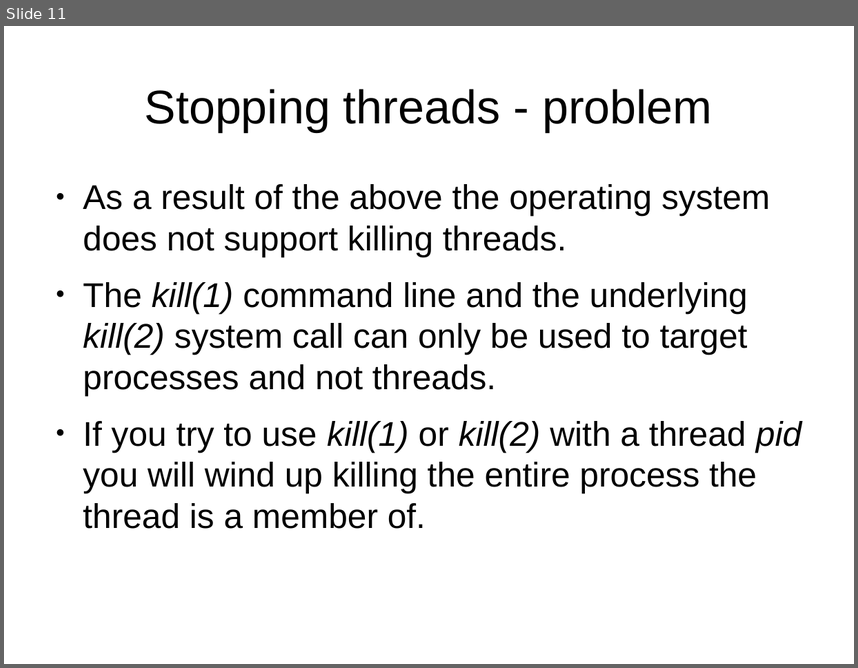
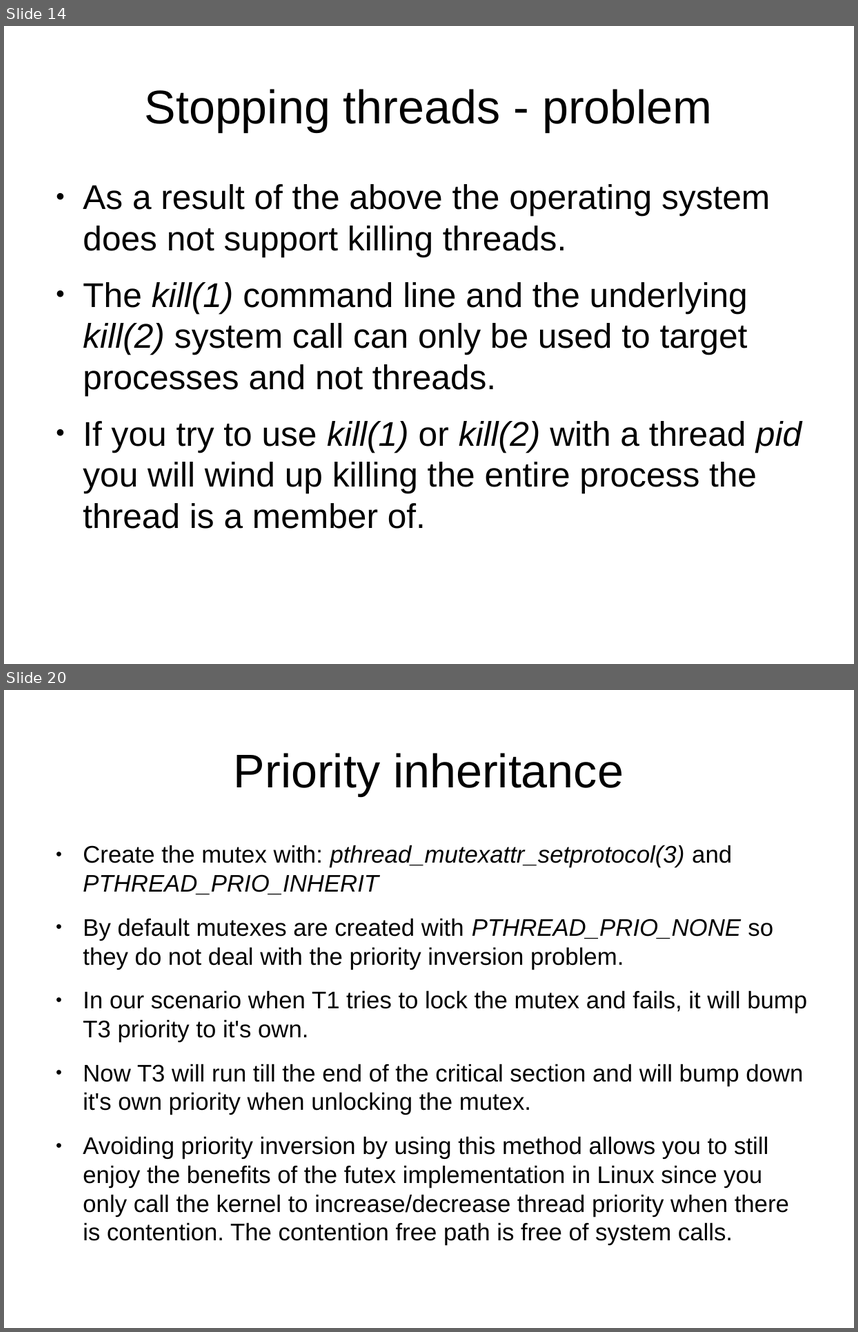
Before and after one commit to kalmuthu/slides, a slide deck: odp/pthreads_linux.odp. Shown one above the other, each under a label of ours: slide 11 before the commit, slides 14 and 20 after it; the slides between them are not shown. The pictures are 858x668 and 858x1332 pixels, drawn with LibreOffice and Linux fonts; fonts in the diff are those of the drawing. Boxes give left, top, right and bottom in pixels: in the first picture for what was removed or moved away, otherwise in the second. Text is boxed around its words. In the diff, an @@ line names an element or a change of style, - is before the commit and + after.

Commit message:
more slides about pthreads and linux

```diff
--- a/odp/pthreads_linux.odp
+++ b/odp/pthreads_linux.odp
@@ slide 20 added at [4,690,854,1328], background #FFFFFF @@
@@ title added at [234,753,624,796], 44 pt, text #000000 @@
+Priority inheritance
@@ text added at [83,845,807,1216], 22.4 pt, text #000000 @@
+● Create the mutex with: pthread_mutexattr_setprotocol(3) and PTHREAD_PRIO_INHERIT
+● By default mutexes are created with PTHREAD_PRIO_NONE so they do not deal with the priority inversion problem.
+● In our scenario when T1 tries to lock the mutex and fails, it will bump T3 priority to it's own.
+● Now T3 will run till the end of the critical section and will bump down it's own priority when unlocking the mutex.
+● Avoiding priority inversion by using this method allows you to still enjoy the benefits of the futex implementation in Linux since you only call the kernel to increase/decrease thread priority when there is contention. The contention free path is free of system calls.
@@ what was slide 11 is now slide 14 @@
```
Also in this commit, not shown: 10 other slides added.
